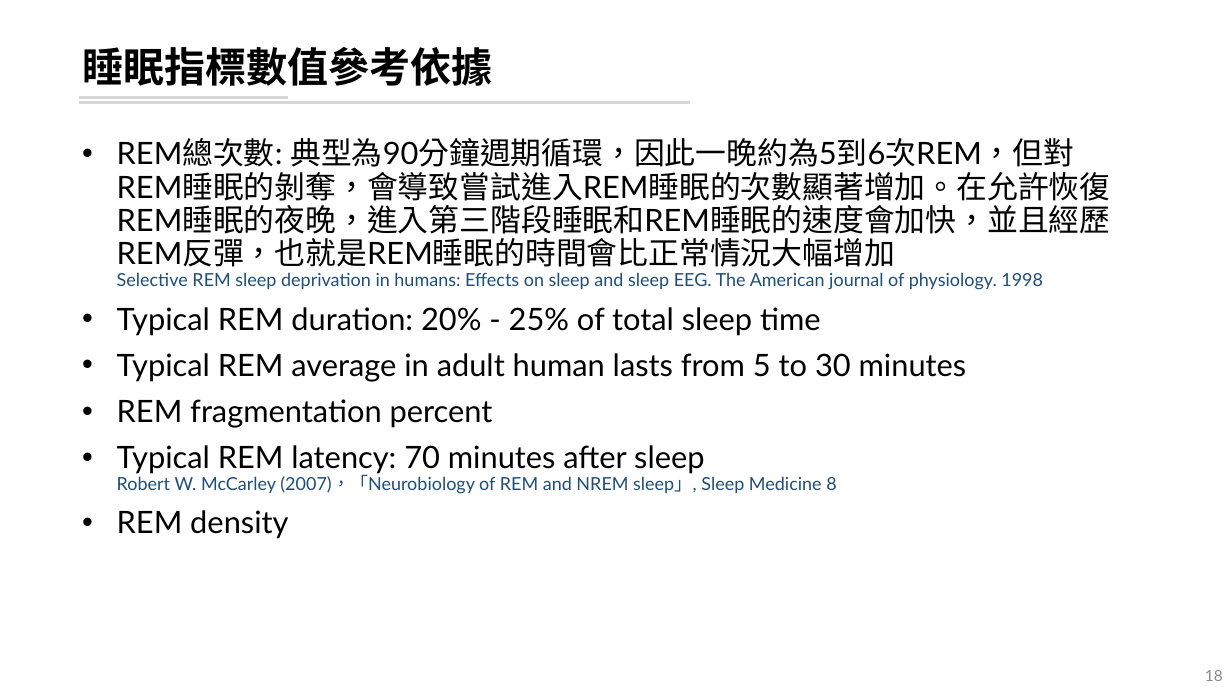
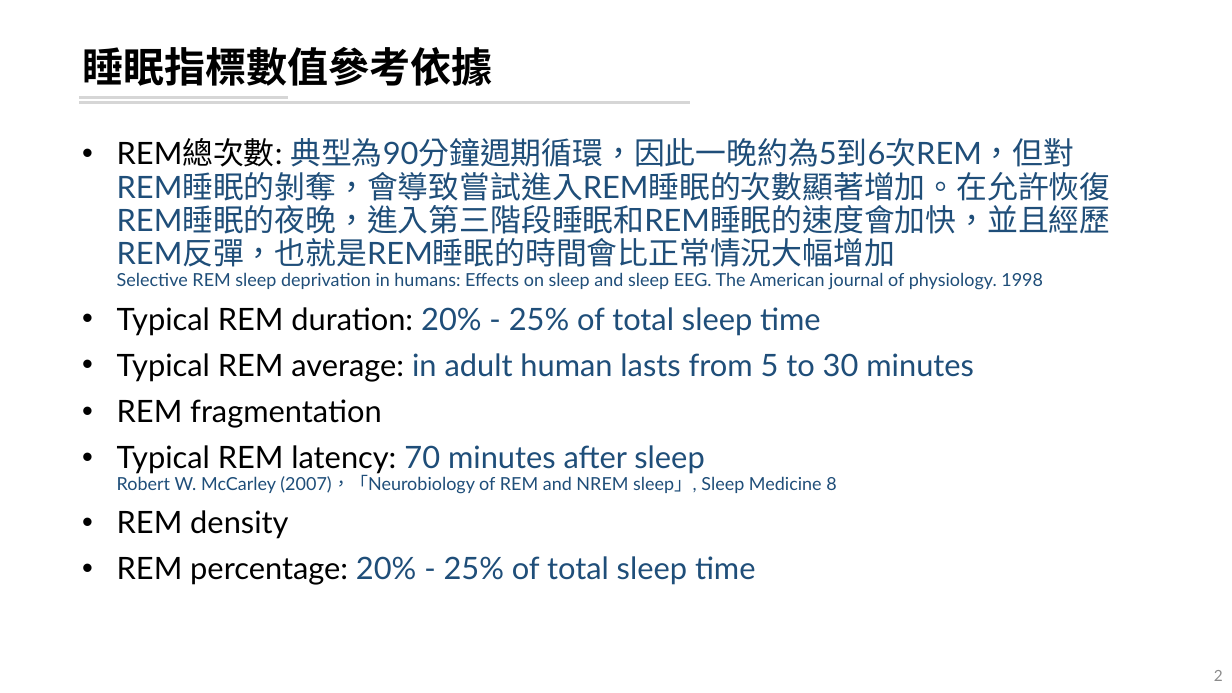
Before and after one commit to leooel97895750/REM_DataMining, a slide deck: slide 2 of 20210804_REM分析.pptx (slide 18 before the commit). Drawn at 1232x693 pixels with LibreOffice and Linux fonts; fonts in the diff are those of the drawing. Boxes give left, top, right and bottom in pixels: in the first picture for what was removed or moved away, otherwise in the second. Text is boxed around its words. In the diff, an @@ line names an element or a change of style, - is before the commit and + after.

```diff
--- a/20210804_REM分析.pptx
+++ b/20210804_REM分析.pptx
@@ text at (117, 138, 1111, 494): text colour #000000 to #1F4E79 in "典型為90分鐘週期循環，因此一晚約為5到6次REM，但對REM睡眠的剝奪，會導致嘗試進入REM睡眠的次數顯著增加。在允許 ...", "20% - 25% of total sleep time", "70 minutes after sleep" @@
@@ text at (117, 353, 974, 428): text changed @@
-• Typical REM average in adult human lasts from 5 to 30 minutes
-• REM fragmentation percent
+• Typical REM average: in adult human lasts from 5 to 30 minutes
+• REM fragmentation
@@ text at (117, 556, 756, 585): paragraph added @@
+• REM percentage: 20% - 25% of total sleep time
@@ page number at (1214, 670, 1223, 681): text changed @@
-18
+2
```
Also in this commit, not shown: 5 other slides changed, 10 slides added, 3 slides removed, 5 other files.
